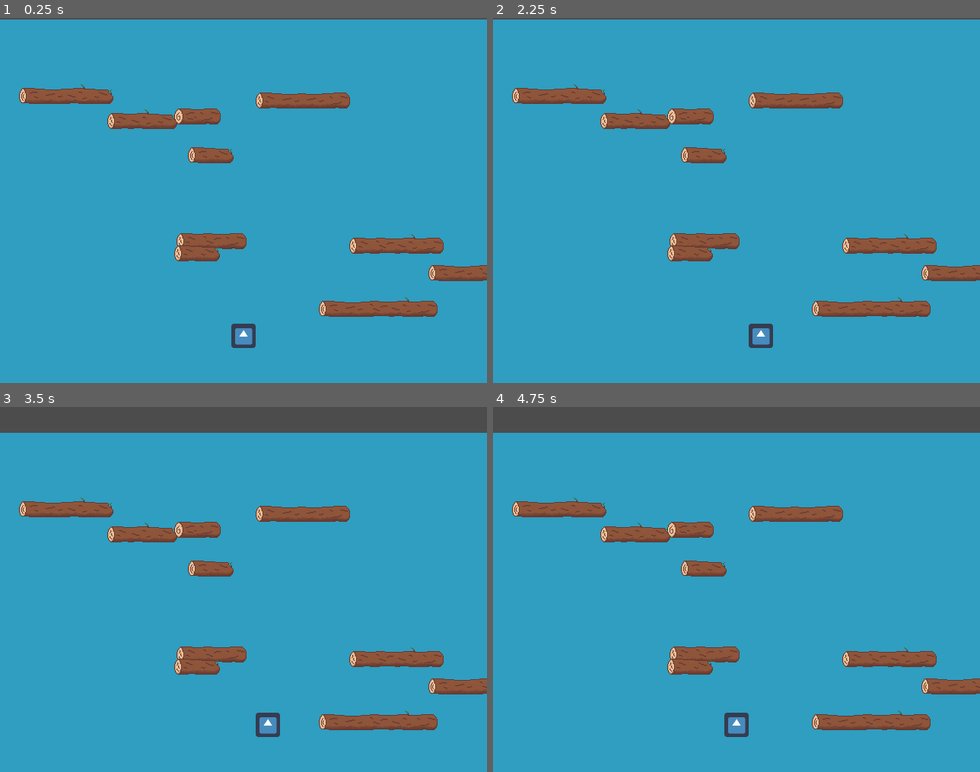
Above: before the commit, frames 1-4 (two rows, left to right).
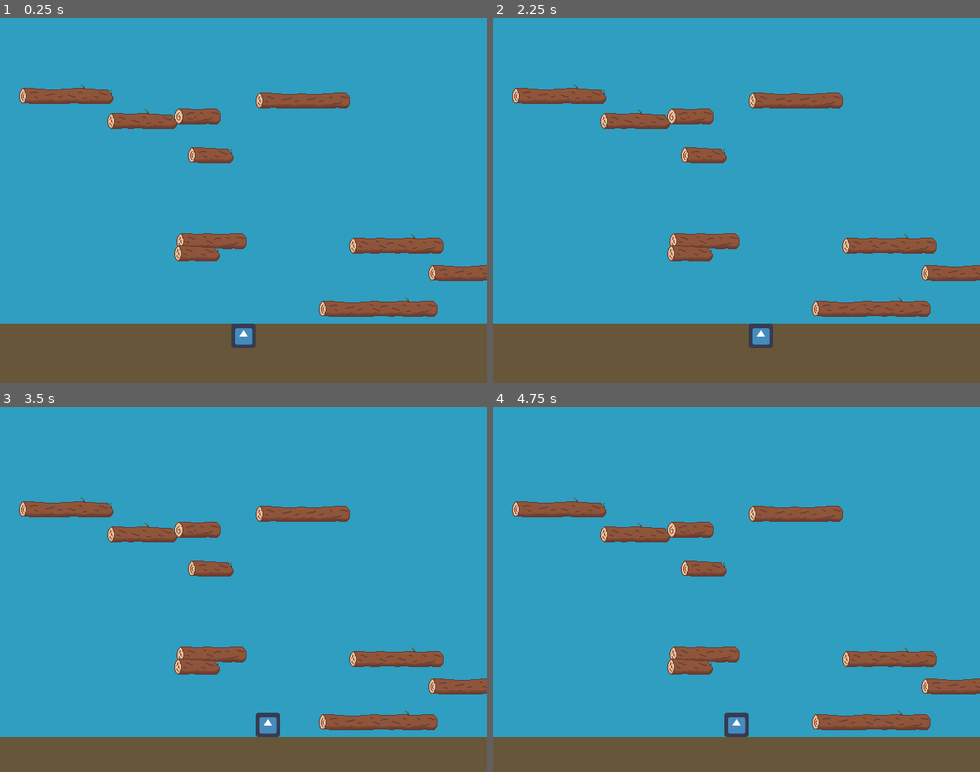
Above: after the commit, the same moments.

Repository: Norodix/JumperFrog
Game: Godot game, scene res://World.tscn
Two runs of this game, one before a commit and one after it. Both use one fixed random seed, a clock stepped at 60 frames per second and the inputs below. The engine's default icon, where the game draws it, is replaced by a stand-in: a white triangle on a blue panel in a dark square.
Inputs:
- Up to frame 1 (0.25 s): no input
- Up to frame 2 (2.25 s): tap Enter at 0.5, 2 s; hold Right (ui_right) 0.53-1.28 s; tap Space at 1.25 s; hold Left (ui_left) 1.28-2.03 s; hold Right (ui_right) from 2.03 s (still down)
- Up to frame 3 (3.5 s): tap Space at 2.75 s; release Right (ui_right) at 2.78 s; hold Up (ui_up) from 2.78 s (still down)
- Up to frame 4 (4.75 s): tap Enter at 3.5 s; release Up (ui_up) at 3.53 s; hold Left (ui_left) from 3.53 s (still down); tap Space at 4.25 s

The runs differ from the first frame. In frame 1, 16% of the frame differs, in the area x 0-100%, y 0-100%; in frame 2, 16%; in frame 3, 17%; in frame 4, 17%.

Commit message:
Infinite background and ground

Diff:
--- a/Source/World.tscn
+++ b/Source/World.tscn
@@ -11,14 +11,27 @@
 script = ExtResource( 2 )
 
 [node name="Background" type="Sprite" parent="."]
-scale = Vector2( 16, 9.37484 )
 z_index = -2
 centered = false
 
-[node name="ColorRect" type="ColorRect" parent="Background"]
-margin_right = 40.0
-margin_bottom = 51.0
+[node name="ParallaxBackground" type="ParallaxBackground" parent="Background"]
+
+[node name="ParallaxLayer" type="ParallaxLayer" parent="Background/ParallaxBackground"]
+motion_mirroring = Vector2( 0, 480 )
+
+[node name="ColorRect" type="ColorRect" parent="Background/ParallaxBackground/ParallaxLayer"]
+margin_right = 640.0
+margin_bottom = 480.0
 color = Color( 0.188235, 0.623529, 0.756863, 1 )
+__meta__ = {
+"_edit_use_anchors_": false
+}
+
+[node name="ColorRect2" type="ColorRect" parent="Background"]
+margin_top = 400.0
+margin_right = 640.0
+margin_bottom = 480.0
+color = Color( 0.407843, 0.341176, 0.231373, 1 )
 __meta__ = {
 "_edit_use_anchors_": false
 }
